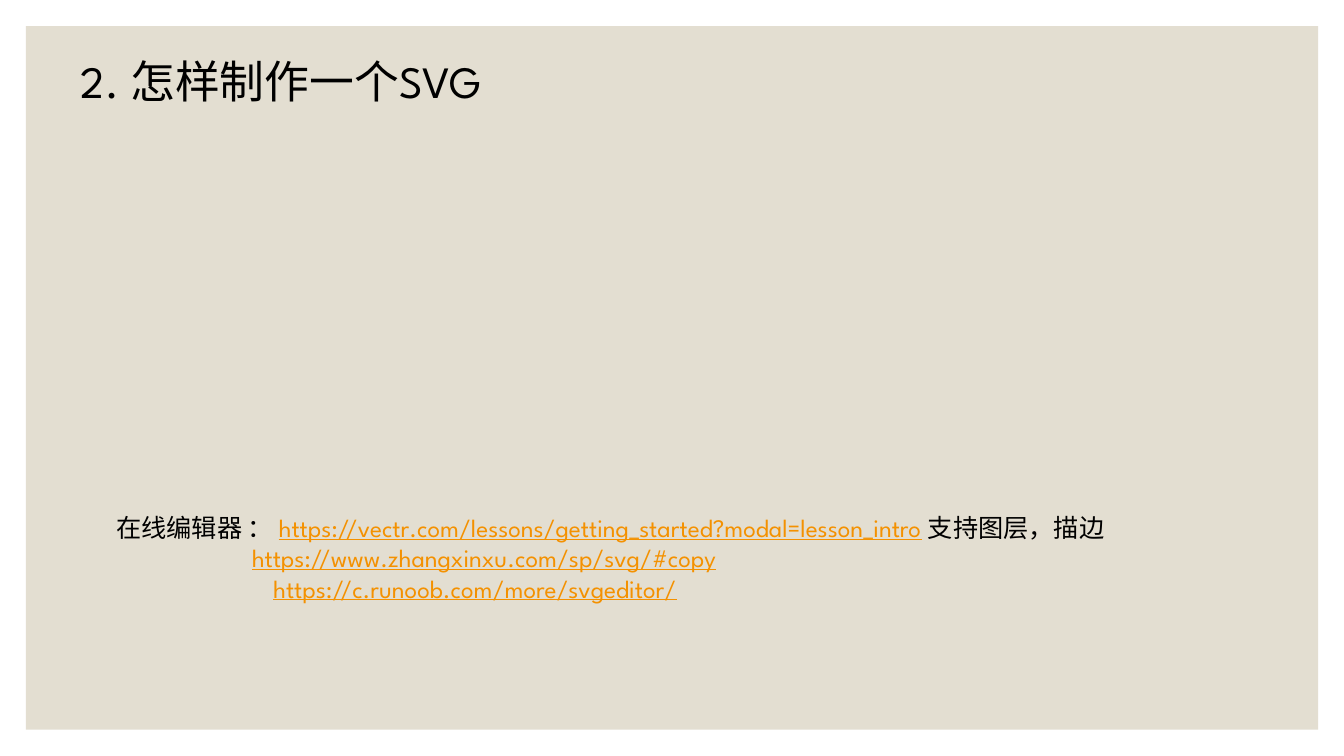
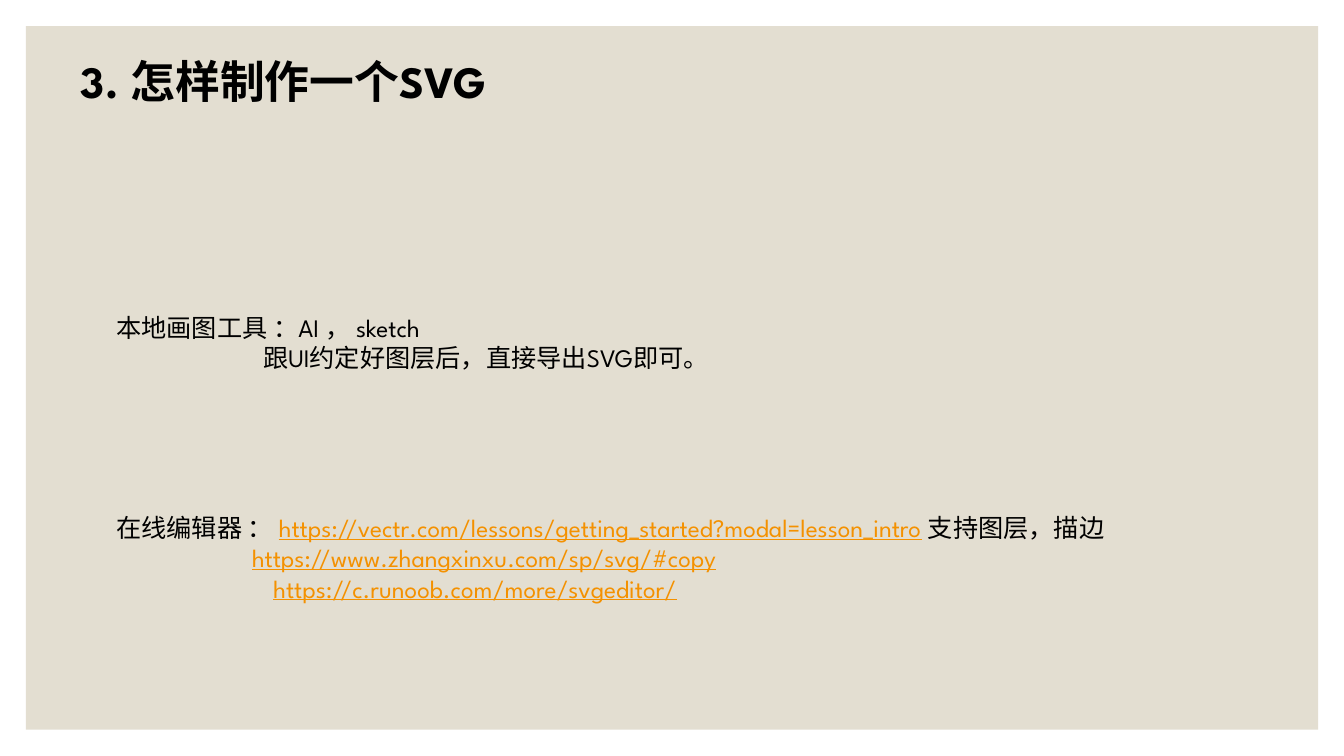
Before and after one commit to SouthLink/svg-demo, a slide deck: slide 9 of SVG动画 [自动保存] [自动保存].pptx (slide 20 before the commit). Drawn at 1344x756 pixels with LibreOffice and Linux fonts; fonts in the diff are those of the drawing. Boxes give left, top, right and bottom in pixels: in the first picture for what was removed or moved away, otherwise in the second. Text is boxed around its words. In the diff, an @@ line names an element or a change of style, - is before the commit and + after.

```diff
--- a/SVG动画 [自动保存] [自动保存].pptx
+++ b/SVG动画 [自动保存] [自动保存].pptx
@@ text at (81,60,487,102): text changed; bold on @@
-2. 怎样制作一个SVG
+3. 怎样制作一个SVG
@@ text added at (116,316,709,370), 18 pt, text #000000 @@
+本地画图工具 ：AI ， sketch
+跟UI约定好图层后，直接导出SVG即可。
```
Also in this commit, not shown: 10 other slides changed, 2 slides added, 3 slides removed.
